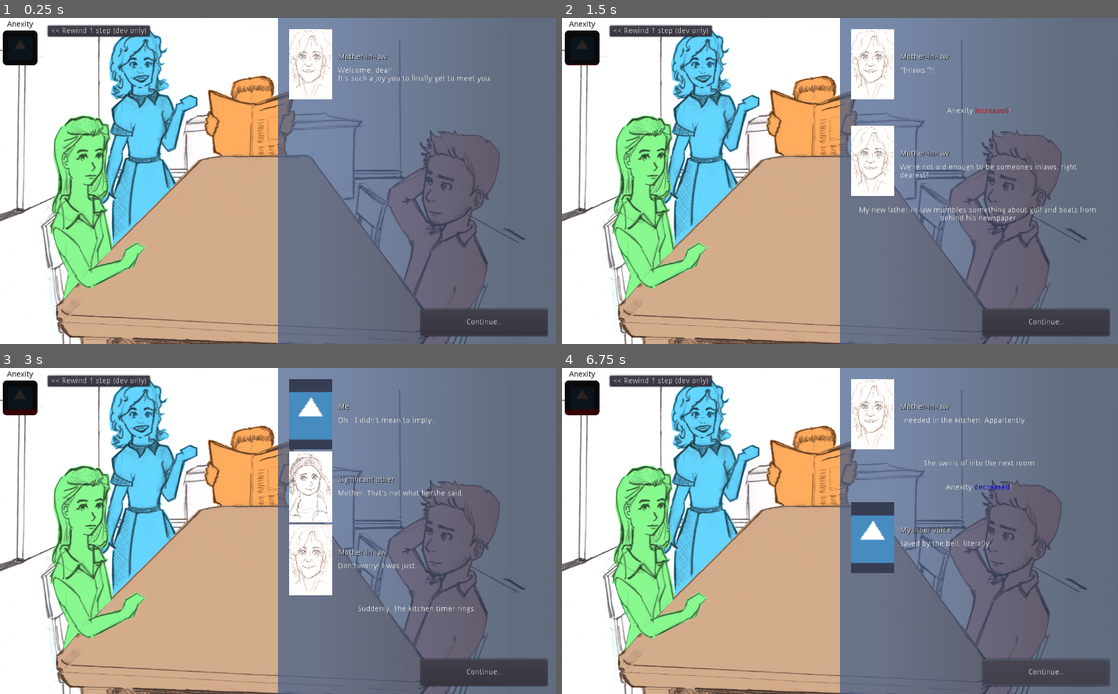
Above: before the commit, frames 1-4 (two rows, left to right).
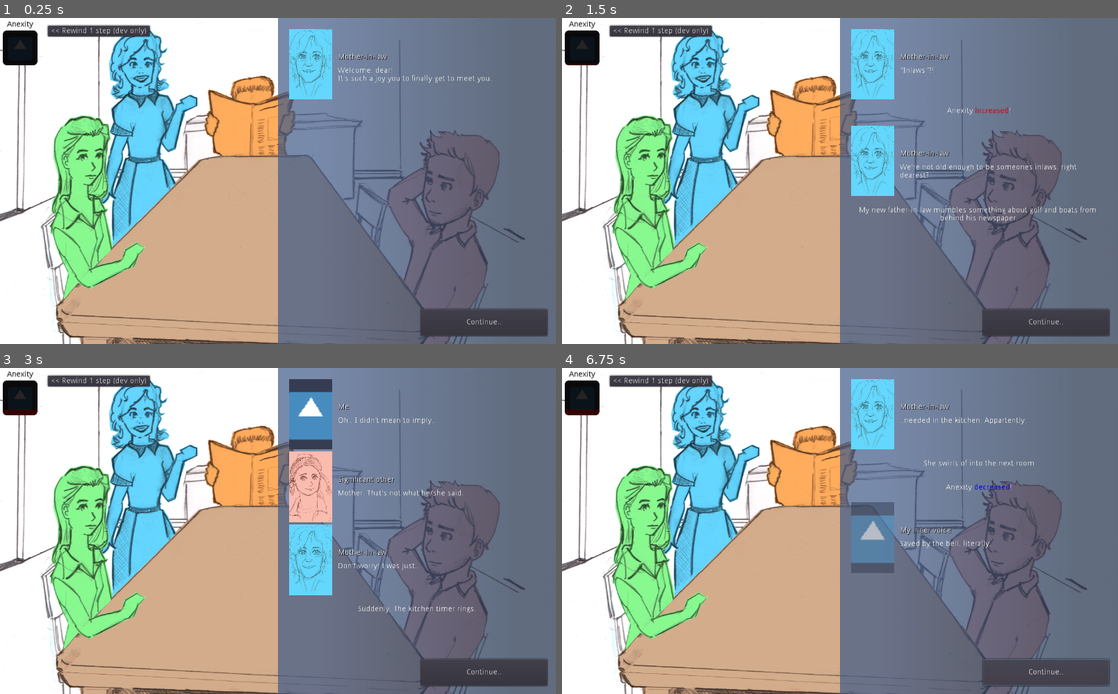
Above: after the commit, the same moments.

Repository: jordgubben/gw24-fam-andersson
Game: Godot game, scene res://FamilyDinner.tscn
Two runs of this game, one before a commit and one after it. Both use one fixed random seed, a clock stepped at 60 frames per second and the inputs below. The engine's default icon, where the game draws it, is replaced by a stand-in: a white triangle on a blue panel in a dark square.
Inputs:
- Up to frame 1 (0.25 s): no input
- Up to frame 2 (1.5 s): click "Continue.." at 0.5 s; click "It's great to finally meet my…" at 1.25 s
- Up to frame 3 (3 s): click "Continue.." at 2 s; click "(Apologize)" at 2.75 s
- Up to frame 4 (6.75 s): click "<< Rewind 1 step (dev only)" at 3.5 s; click "(Laugh it off)" at 4.25 s; click "<< Rewind 1 step (dev only)" at 5 s; click "(Apologize)" at 5.75 s; click "Continue.." at 6.5 s

The runs differ from the first frame. In frame 1, 1.7% of the frame differs, in the area x 52-60%, y 3-25%; in frame 2, 3.3%; in frame 3, 3.4%, in the area x 52-60%, y 25-70%; in frame 4, 3.2%.

Commit message:
Colour code the speaker portraits

Diff:
--- a/ui/NarrativePanel.gd
+++ b/ui/NarrativePanel.gd
@@ -19,6 +19,7 @@
 	var d = DialougeBox.instance()
 	d.get_node("speaker_name").text = speaker.speaker_name
 	d.get_node("speaker_portrait").texture = speaker.speaker_portrait
+	d.get_node("speaker_portrait").modulate = speaker.modulate
 	d.get_node("dialouge_label").bbcode_text = dialoug
 	self.queue_element(d)
 
